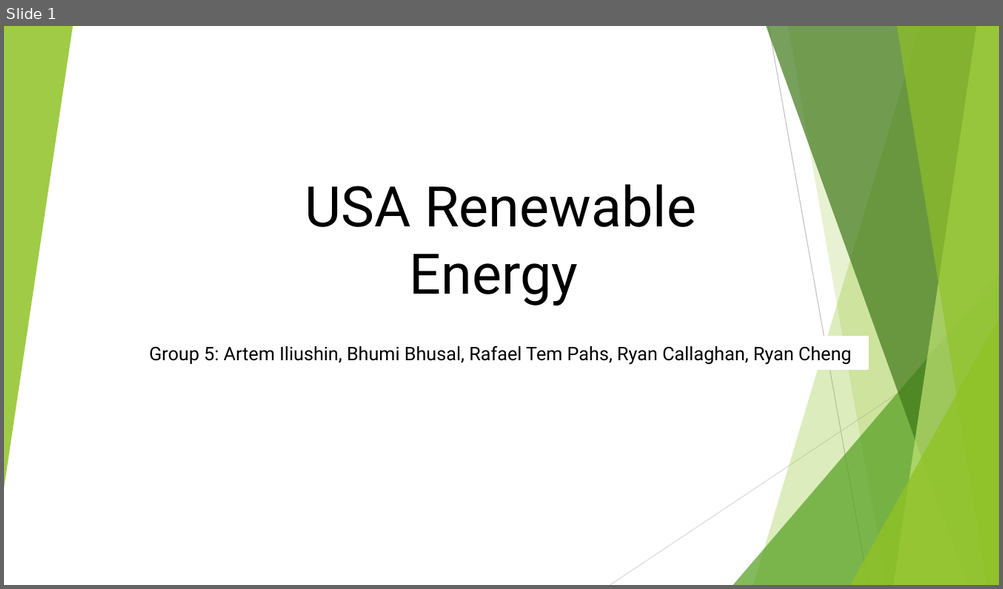
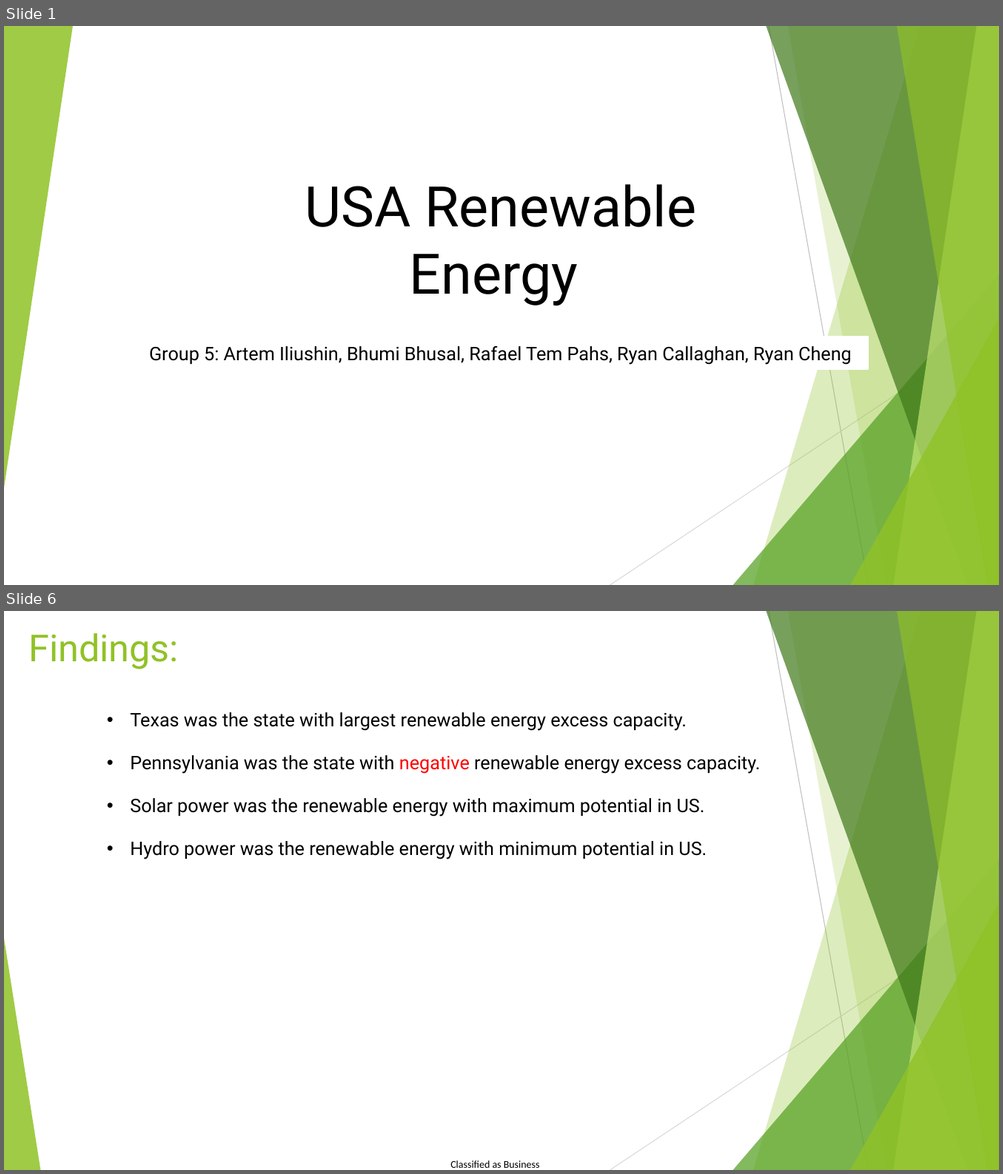
Before and after one commit to ailiushin/group5_project3, a slide deck: Group5_Presentation1.pptx. Shown one above the other, each under a label of ours: slide 1 before the commit, slides 1 and 6 after it; the slides between them are not shown. The pictures are 1003x589 and 1003x1174 pixels, drawn with LibreOffice and Linux fonts; fonts in the diff are those of the drawing; background and template pictures are left out. Boxes give left, top, right and bottom in pixels: in the first picture for what was removed or moved away, otherwise in the second. Text is boxed around its words. In the diff, an @@ line names an element or a change of style, - is before the commit and + after.

```diff
--- a/Group5_Presentation1.pptx
+++ b/Group5_Presentation1.pptx
@@ slide 6 added at bbox=[4, 611, 999, 1170], background #FFFFFF; not listed: 9 template elements that a slide beside it also shows @@
@@ title added at bbox=[28, 633, 179, 669], 36 pt, text #90C226 @@
+Findings:
@@ text added at bbox=[130, 712, 686, 731], 18 pt, text #000000 @@
+• Texas was the state with largest renewable energy excess capacity.
@@ text added at bbox=[130, 755, 760, 774], 18 pt, text #000000 @@
+• Pennsylvania was the state with negative renewable energy excess capacity.
@@ text added at bbox=[130, 798, 705, 817], 18 pt, text #000000 @@
+• Solar power was the renewable energy with maximum potential in US.
@@ text added at bbox=[130, 841, 706, 860], 18 pt, text #000000 @@
+• Hydro power was the renewable energy with minimum potential in US.
@@ triangle added at bbox=[4, 939, 40, 1170], fill #90C226 at 85% opacity @@
@@ text added at bbox=[450, 1161, 540, 1168], 10 pt, text #000000 @@
+Classified as Business
```
Also in this commit, not shown: 2 slides changed, 3 other slides added, 1 slide removed, 11 other files.
